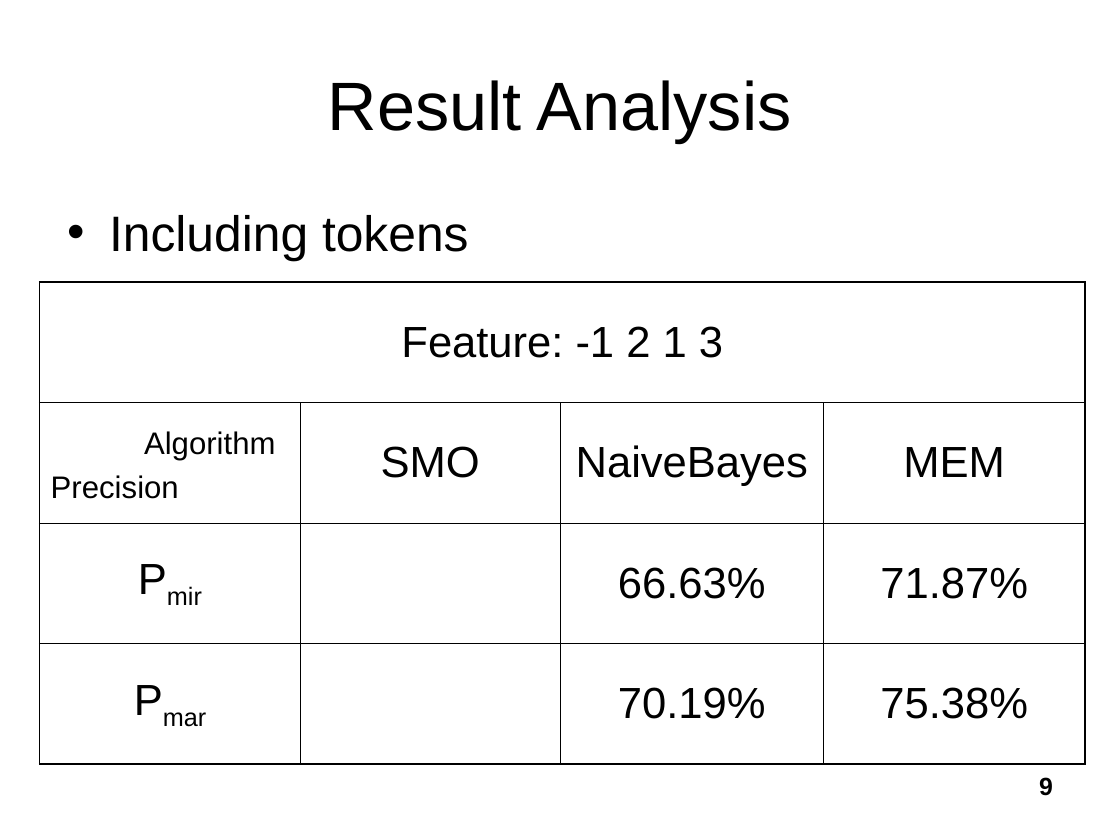
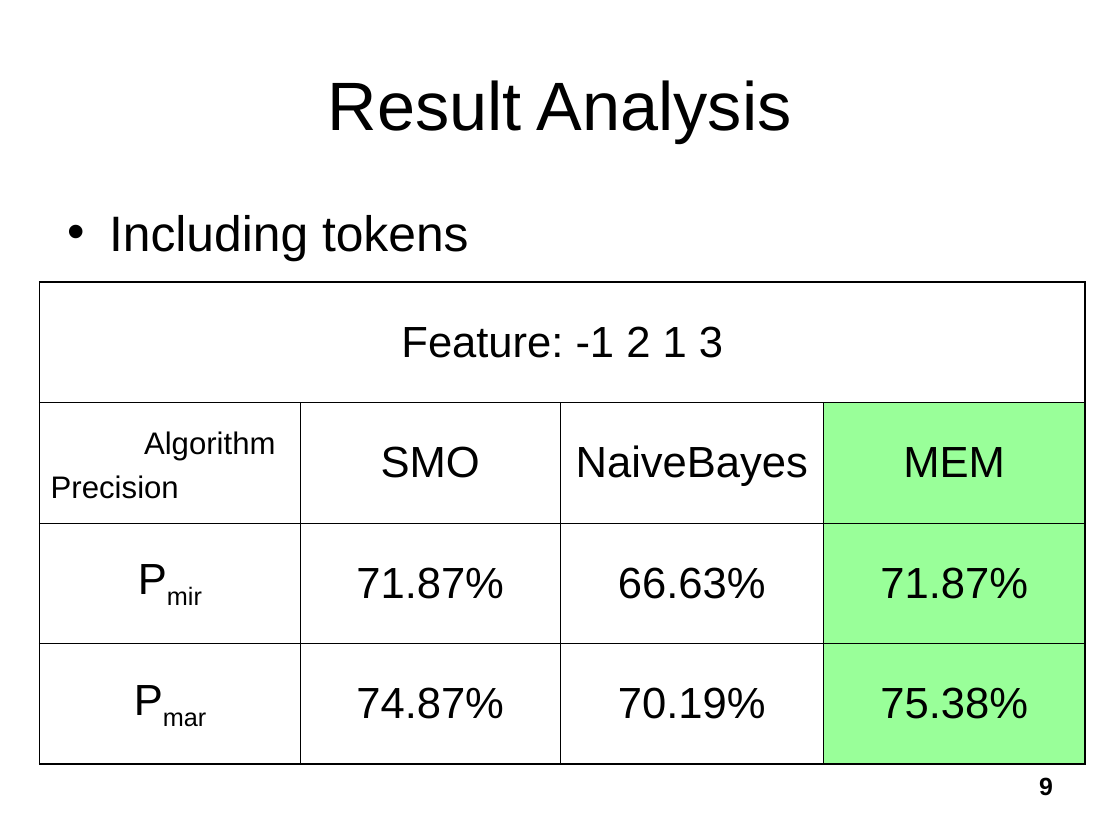
Before and after one commit to tallshort/nlpcourse, a slide deck: slide 9 of reports/NLP Project 1.ppt. Drawn at 1120x840 pixels with LibreOffice and Linux fonts; fonts in the diff are those of the drawing. Boxes give left, top, right and bottom in pixels: in the first picture for what was removed or moved away, otherwise in the second. Text is boxed around its words. In the diff, an @@ line names an element or a change of style, - is before the commit and + after.

```diff
--- a/reports/NLP Project 1.ppt
+++ b/reports/NLP Project 1.ppt
@@ table at [39,282,1084,765] @@
-row 3, column 2: 
+row 3, column 2: 71.87%
-row 4, column 2: 
+row 4, column 2: 74.87%
@@ fill none to #99FF99 in 3 cells @@
```
Also in this commit, not shown: 1 other slide changed.
